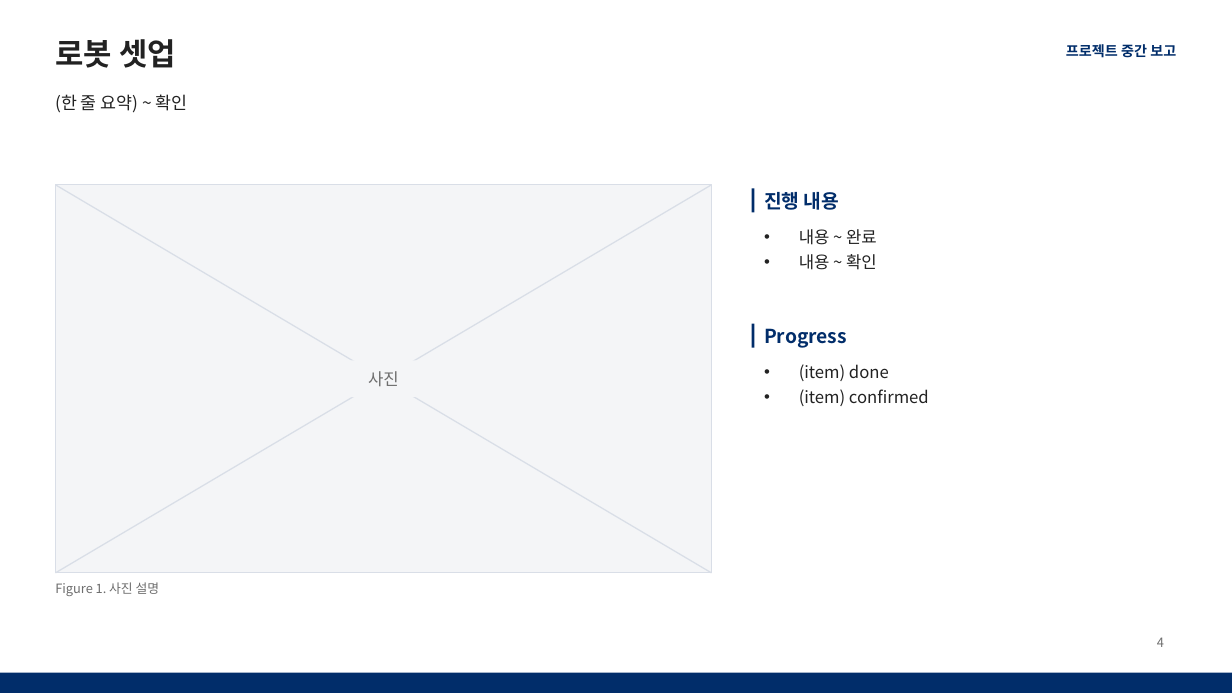
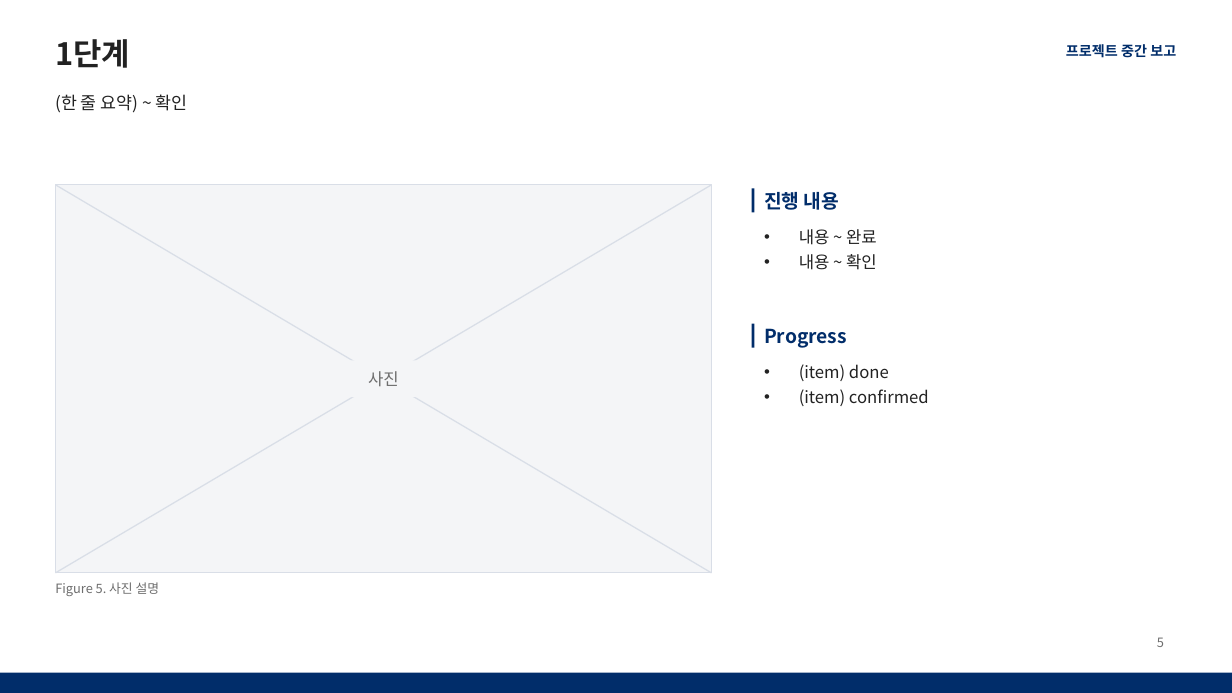
Before and after one commit to chanyee725/PPT-Template, a slide deck: slide 5 of templates/interim-report.pptx (slide 4 before the commit). Drawn at 1232x693 pixels with LibreOffice and Linux fonts; fonts in the diff are those of the drawing. Boxes give left, top, right and bottom in pixels: in the first picture for what was removed or moved away, otherwise in the second. Text is boxed around its words. In the diff, an @@ line names an element or a change of style, - is before the commit and + after.

```diff
--- a/templates/interim-report.pptx
+++ b/templates/interim-report.pptx
@@ title at box(55, 39, 130, 68): text changed @@
-로봇 셋업
+1단계
@@ text at box(55, 582, 160, 596): text changed @@
-Figure 1. 사진 설명
+Figure 5. 사진 설명
@@ page number at box(1157, 637, 1164, 647): text changed @@
-4
+5
```
Also in this commit, not shown: 2 other slides changed, 12 slides added, 7 slides removed, 1 other file.
